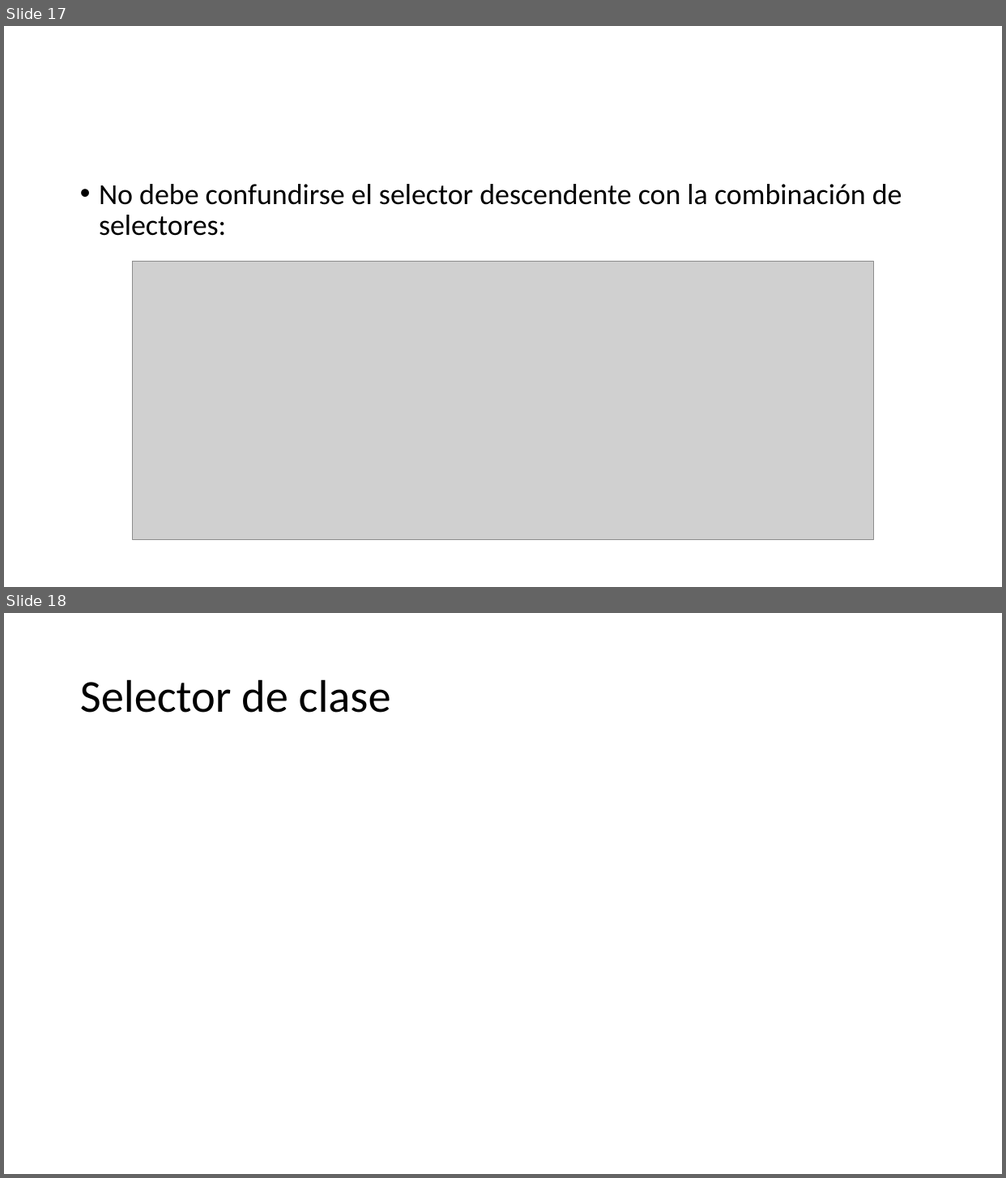
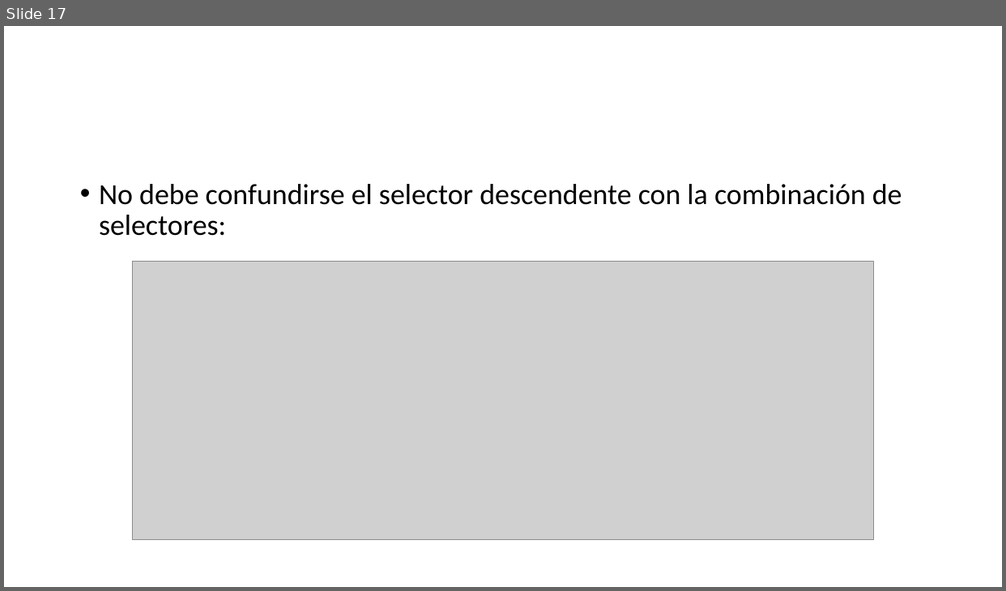
Before and after one commit to DanielCornelio/cssWorkshop, a slide deck: Introducción a CSS.pptx. Shown one above the other, each under a label of ours: slides 17 and 18 before the commit, slide 17 after it. The pictures are 1006x1178 and 1006x591 pixels, drawn with LibreOffice and Linux fonts; fonts in the diff are those of the drawing; grey boxes stand for pictures. Boxes give left, top, right and bottom in pixels: in the first picture for what was removed or moved away, otherwise in the second. Text is boxed around its words. In the diff, an @@ line names an element or a change of style, - is before the commit and + after.

```diff
--- a/Introducción a CSS.pptx
+++ b/Introducción a CSS.pptx
@@ slide 18 removed at [4,613,1002,1174], background #FFFFFF @@
@@ title removed at [80,679,391,713] @@
-Selector de clase
```
Also in this commit, not shown: 1 slide changed, 4 slides added, 2 other files.
